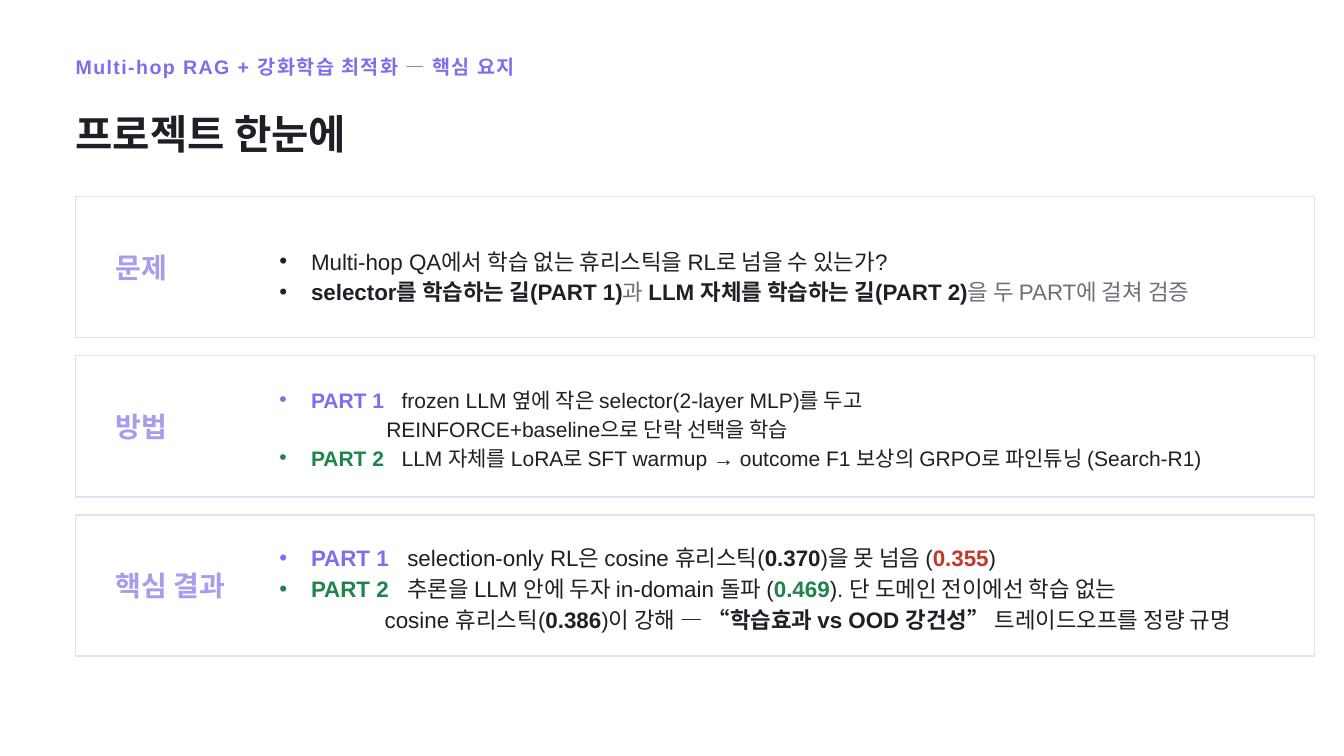
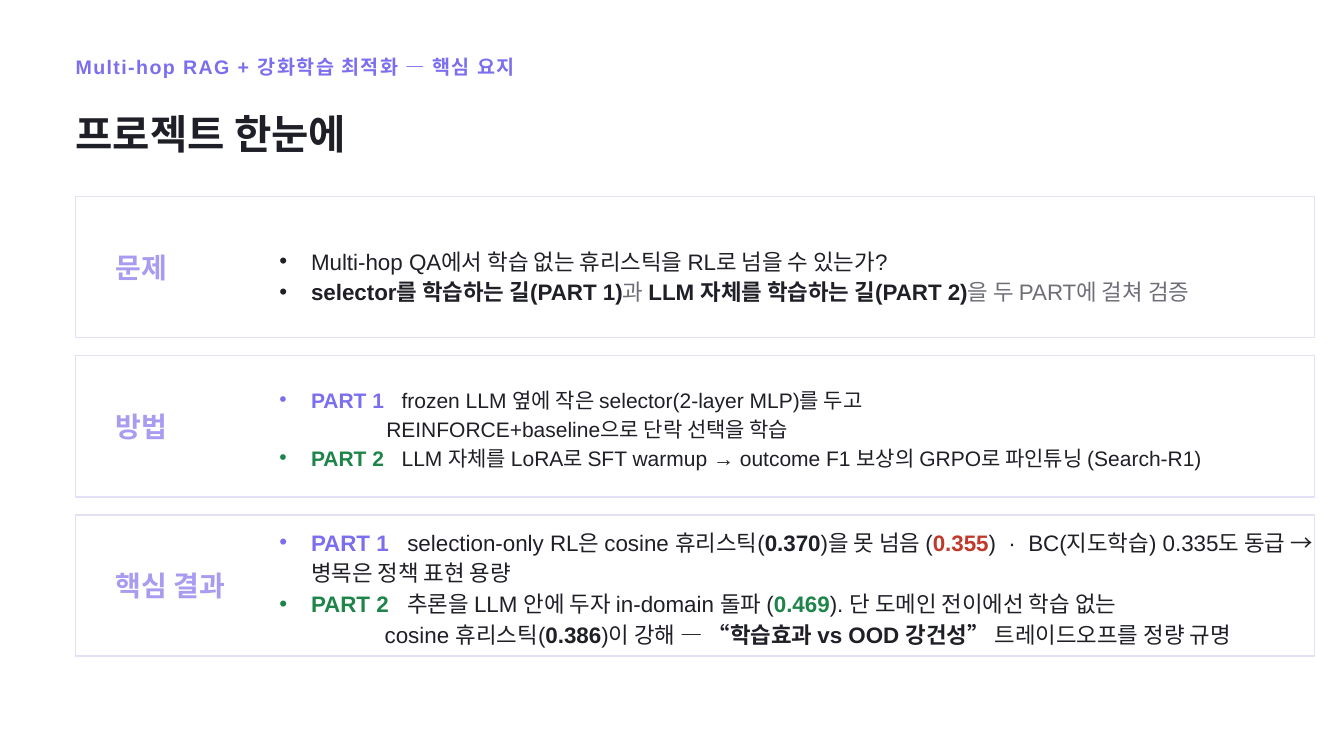
Before and after one commit to doosanpark/RL-Multihop-RAG, a slide deck: slide 4 of RL_Project_Presentation.pptx. Drawn at 1344x756 pixels with LibreOffice and Linux fonts; fonts in the diff are those of the drawing. Boxes give left, top, right and bottom in pixels: in the first picture for what was removed or moved away, otherwise in the second. Text is boxed around its words. In the diff, an @@ line names an element or a change of style, - is before the commit and + after.

```diff
--- a/RL_Project_Presentation.pptx
+++ b/RL_Project_Presentation.pptx
@@ text at (x1=311, y1=532, x2=1285, y2=583): text changed @@
-• PART 1 selection-only RL은 cosine 휴리스틱(0.370)을 못 넘음 (0.355)
+• PART 1 selection-only RL은 cosine 휴리스틱(0.370)을 못 넘음 (0.355) · BC(지도학습) 0.335도 동급 → 병목은 정책 표현 용량
```
Also in this commit, not shown: 4 other slides changed, 16 other files.
